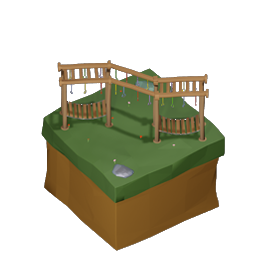
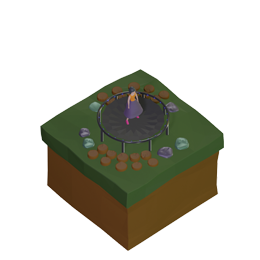
Revision of a layered 260px x 260px image; what changed, layer by layer:
added layer "tramplin_girl" above "icon_tile_empty" over [40, 69, 224, 251]
hid "junglegym" over [41, 60, 225, 251]
